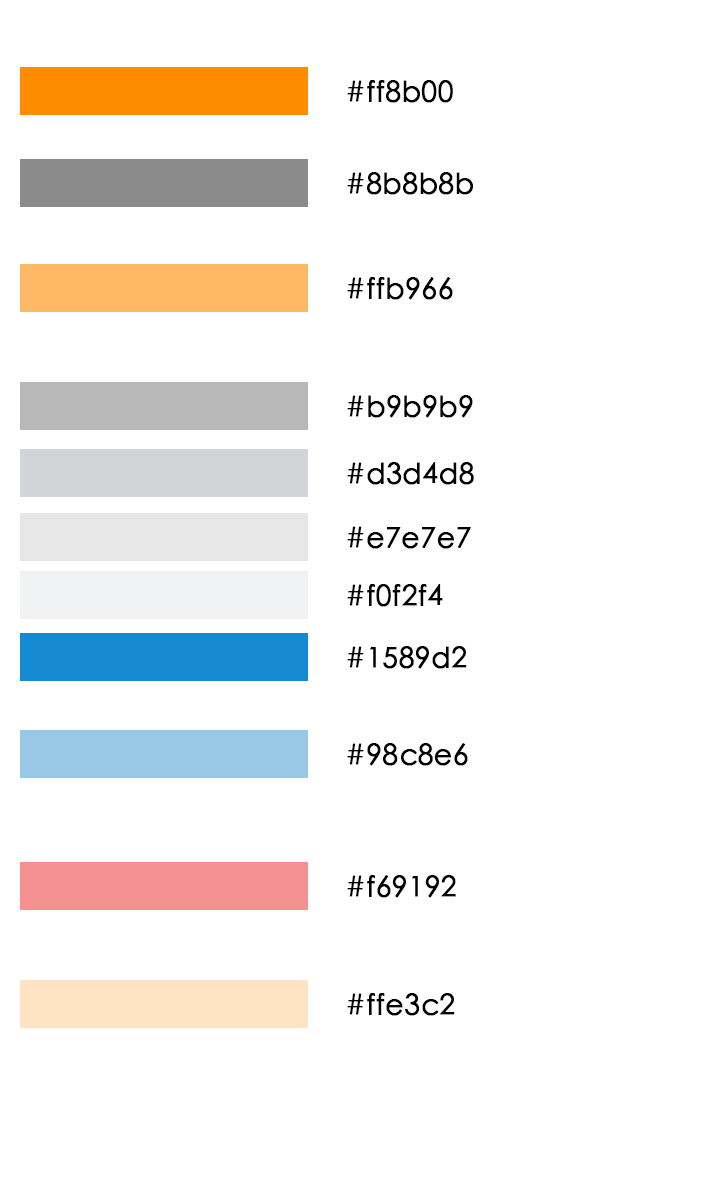
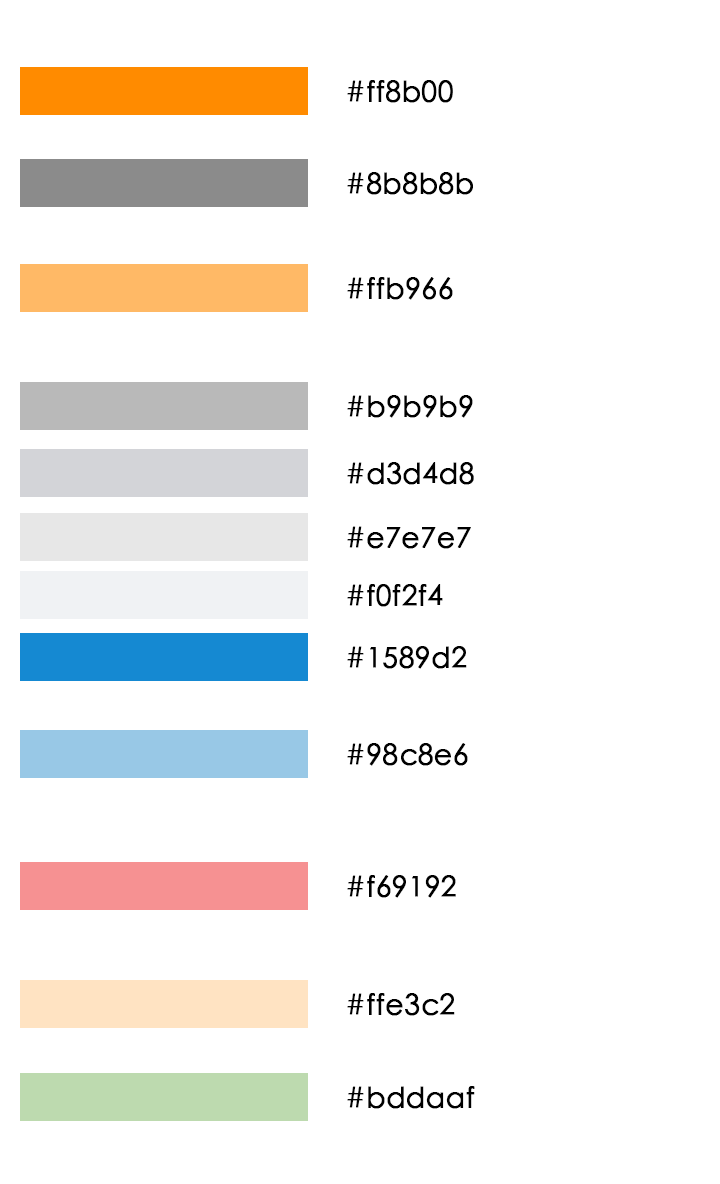
Revision of a layered w=720, h=1184 image; what changed, layer by layer:
added group "组 1 拷贝 11" with 2 layers above "组 1 拷贝 8" over box(20, 1073, 475, 1121)
added layer "#bddaaf" in group "组 1 拷贝 11" over box(347, 1086, 475, 1109)
added layer "bddaaf" in group "组 1 拷贝 11" over box(20, 1073, 308, 1121)
